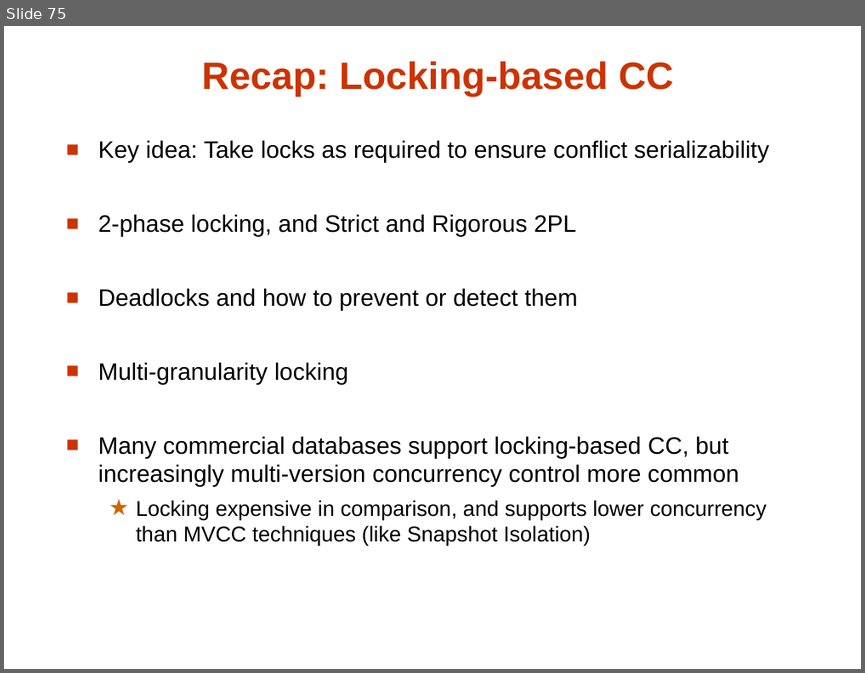
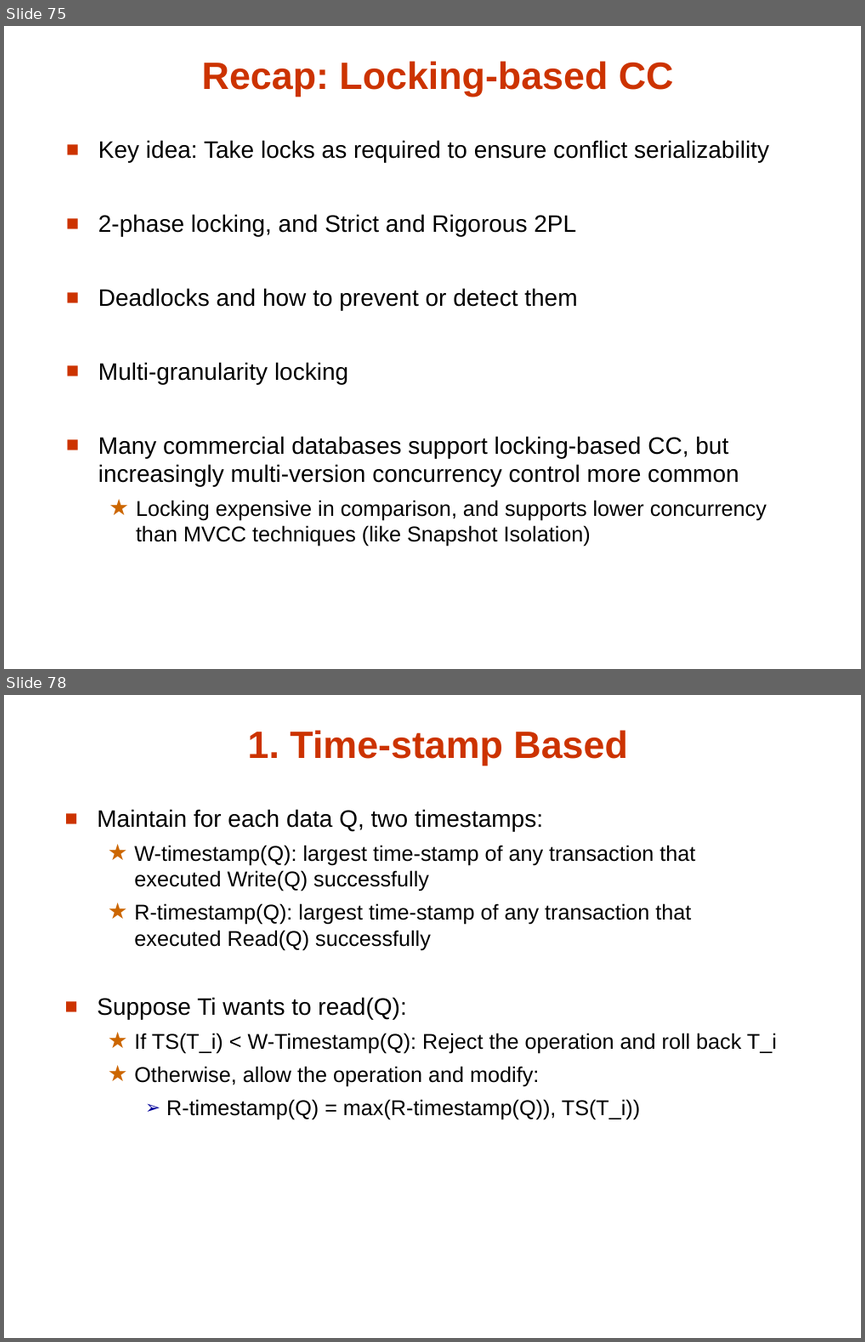
Before and after one commit to umddb/cmsc424-fall2021, a slide deck: Slides/06-Transactions.pptx. Shown one above the other, each under a label of ours: slide 75 before the commit, slides 75 and 78 after it; the slides between them are not shown. The pictures are 865x673 and 865x1342 pixels, drawn with LibreOffice and Linux fonts; fonts in the diff are those of the drawing. Boxes give left, top, right and bottom in pixels: in the first picture for what was removed or moved away, otherwise in the second. Text is boxed around its words. In the diff, an @@ line names an element or a change of style, - is before the commit and + after.

Commit message:
transactions slides updated

```diff
--- a/Slides/06-Transactions.pptx
+++ b/Slides/06-Transactions.pptx
@@ slide 78 added at <box>4,695,861,1338</box>, background #FFFFFF @@
@@ title added at <box>248,730,627,766</box>, 32 pt, text #CC3300, bold @@
+1. Time-stamp Based
@@ text added at <box>97,809,777,1120</box>, 18 pt, text #000000 @@
+■ Maintain for each data Q, two timestamps:
+  ★ W-timestamp(Q): largest time-stamp of any transaction that executed Write(Q) successfully
+  ★ R-timestamp(Q): largest time-stamp of any transaction that executed Read(Q) successfully
+■ Suppose Ti wants to read(Q):
+  ★ If TS(T_i) < W-Timestamp(Q): Reject the operation and roll back T_i
+  ★ Otherwise, allow the operation and modify:
+    ➢ R-timestamp(Q) = max(R-timestamp(Q)), TS(T_i))
```
Also in this commit, not shown: 14 slides changed, 25 other slides added, 5 slides removed.
